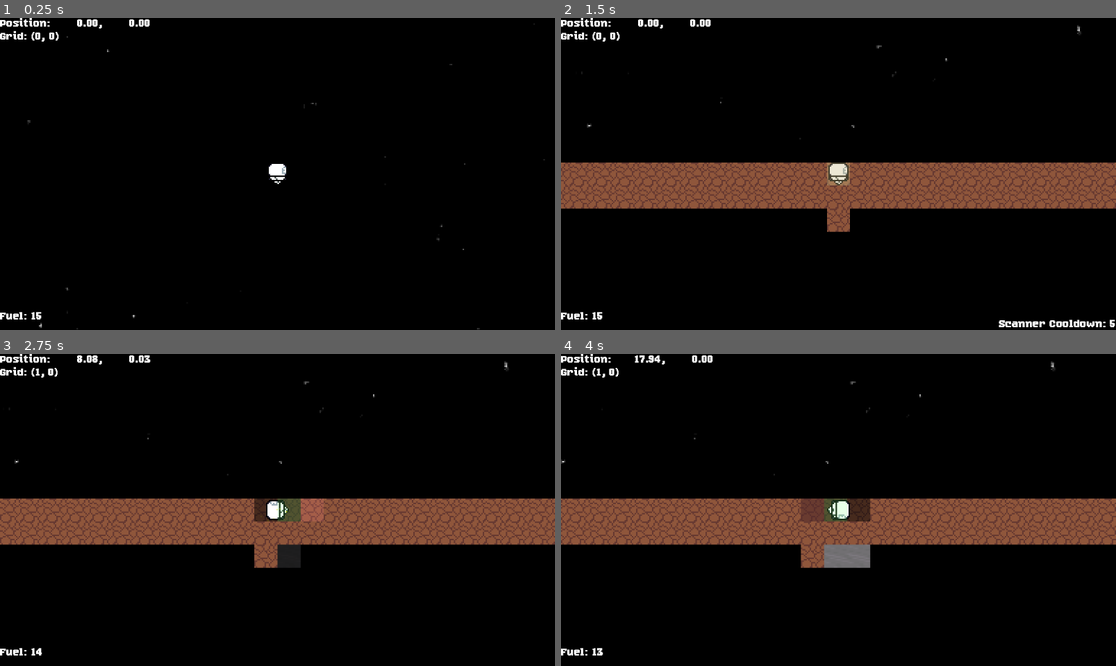
Above: before the commit, frames 1-4 (two rows, left to right).
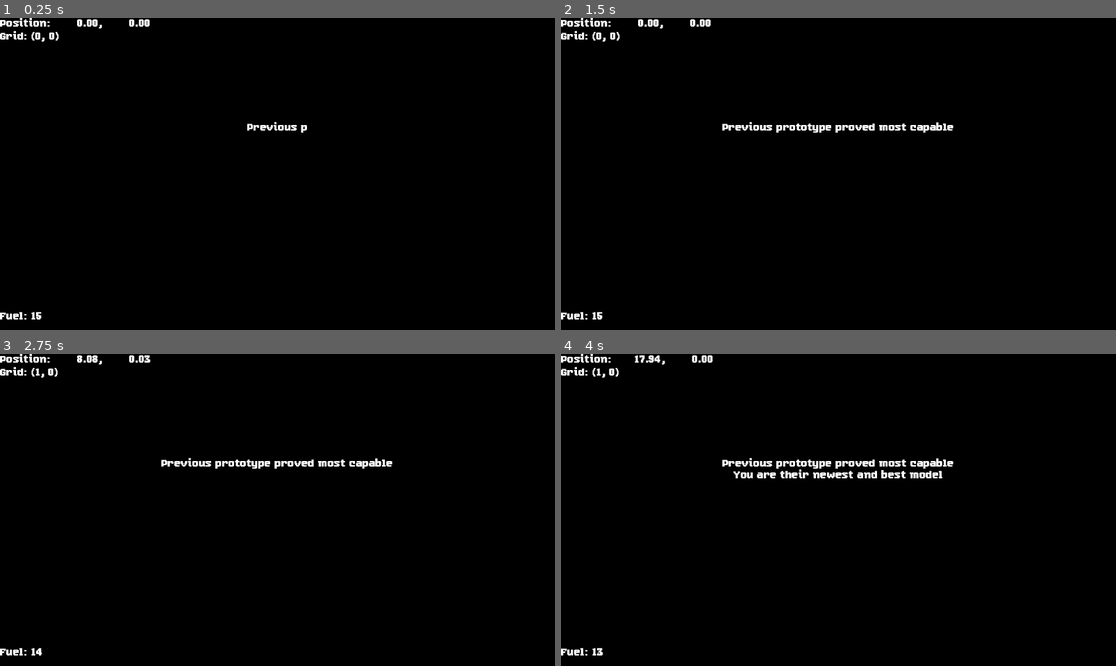
Above: after the commit, the same moments.

Repository: CoolGabrijel/excavator2
Game: Godot game, scene res://scenes/main.tscn
Two runs of this game, one before a commit and one after it. Both use one fixed random seed, a clock stepped at 60 frames per second and the inputs below.
Inputs (mouse positions are in pixels of both pictures, inside the frame that each line leads up to):
- Up to frame 1 (0.25 s): no input
- Up to frame 2 (1.5 s): tap Enter at 0.5 s; move the mouse to (960, 158) at 0.52 s; hold D (Right) 0.53-1.28 s; click (960, 158) at 0.67 s; move the mouse to (727, 189) at 1.27 s; hold S (Down) from 1.28 s (still down); click (727, 189) at 1.42 s
- Up to frame 3 (2.75 s): move the mouse to (333, 441) at 2.02 s; release S (Down) at 2.03 s; hold D (Right) from 2.03 s (still down); click (333, 441) at 2.17 s
- Up to frame 4 (4 s): move the mouse to (810, 572) at 2.77 s; release D (Right) at 2.78 s; hold W (Up) 2.78-3.53 s; click (810, 572) at 2.92 s; move the mouse to (1005, 556) at 3.52 s; hold A (Left) from 3.53 s (still down); click (1005, 556) at 3.67 s

The runs differ from the first frame. In frame 1, 0.4% of the frame differs, in the area x 4-99%, y 1-100%; in frame 2, 16%; in frame 3, 16%; in frame 4, 17%, in the area x 0-100%, y 2-69%.

Commit message:
Added Intro and minor balances

Diff:
--- a/ores/Copper.tres
+++ b/ores/Copper.tres
@@ -9,7 +9,7 @@
 colors = PackedColorArray(1, 1, 1, 0, 1, 1, 1, 1)
 
 [sub_resource type="FastNoiseLite" id="FastNoiseLite_i7x3i"]
-seed = 770339224
+seed = -444441418
 frequency = 0.0855
 
 [sub_resource type="NoiseTexture2D" id="NoiseTexture2D_af3ny"]
--- a/ores/Diamond.tres
+++ b/ores/Diamond.tres
@@ -10,7 +10,7 @@
 
 [sub_resource type="FastNoiseLite" id="FastNoiseLite_vnwuv"]
 noise_type = 0
-seed = -562284710
+seed = 871792078
 frequency = 0.4833
 
 [sub_resource type="NoiseTexture2D" id="NoiseTexture2D_22uan"]
--- a/ores/Gold.tres
+++ b/ores/Gold.tres
@@ -10,7 +10,7 @@
 
 [sub_resource type="FastNoiseLite" id="FastNoiseLite_i7x3i"]
 noise_type = 2
-seed = -539410654
+seed = -1656952052
 frequency = 0.379
 fractal_type = 0
 
@@ -21,7 +21,7 @@
 color_ramp = SubResource("Gradient_ud7q6")
 
 [sub_resource type="Gradient" id="Gradient_mwv14"]
-offsets = PackedFloat32Array(0.29746836, 0.42405063, 0.5886076, 0.721519)
+offsets = PackedFloat32Array(0.2721519, 0.3164557, 0.556962, 0.721519)
 colors = PackedColorArray(1, 1, 1, 0, 1, 1, 1, 1, 1, 1, 1, 1, 1, 1, 1, 0)
 
 [resource]
--- a/ores/Iron.tres
+++ b/ores/Iron.tres
@@ -10,7 +10,7 @@
 
 [sub_resource type="FastNoiseLite" id="FastNoiseLite_ud7q6"]
 noise_type = 2
-seed = 1389578166
+seed = 1788923354
 frequency = 0.2189
 fractal_type = 0
 
--- a/ores/Silver.tres
+++ b/ores/Silver.tres
@@ -9,7 +9,7 @@
 colors = PackedColorArray(1, 1, 1, 0, 1, 1, 1, 1)
 
 [sub_resource type="FastNoiseLite" id="FastNoiseLite_i7x3i"]
-seed = 604086735
+seed = 1515277889
 frequency = 0.045
 
 [sub_resource type="NoiseTexture2D" id="NoiseTexture2D_af3ny"]
--- a/ores/Uranium.tres
+++ b/ores/Uranium.tres
@@ -10,7 +10,7 @@
 
 [sub_resource type="FastNoiseLite" id="FastNoiseLite_ud7q6"]
 noise_type = 2
-seed = -1785920311
+seed = 2140266139
 frequency = 0.0457
 
 [sub_resource type="NoiseTexture2D" id="NoiseTexture2D_i7x3i"]
--- /dev/null
+++ b/scenes/intro_cutscene.tscn
@@ -0,0 +1,88 @@
+[gd_scene load_steps=2 format=3 uid="uid://76ca6obqnrrb"]
+
+[sub_resource type="GDScript" id="GDScript_kyypn"]
+resource_name = "intro_cutscene"
+script/source = "extends Control
+
+static var complete: bool = false
+
+@onready var label: RichTextLabel = $RichTextLabel
+@onready var button: Button = $Button
+
+@export var intro_text : Array[String]
+
+func _ready() -> void:
+	if complete:
+		hide()
+		queue_free()
+
+	label.text = \"\"
+	button.hide()
+
+	var tween := create_tween()
+	for i in range(intro_text.size()):
+		var line := intro_text[i]
+		var prev_lines = \"\"
+		for j in range(i):
+			prev_lines += intro_text[j] + \"\\n\"
+
+		tween.tween_property(label,\"text\", prev_lines + line + \"\\n\", 1)
+		tween.tween_interval(2)
+
+	tween.tween_property(button, \"visible\", true, 1)
+
+func _on_dive() -> void:
+	complete = true
+	get_tree().reload_current_scene()
+"
+
+[node name="IntroCutscene" type="Control"]
+layout_mode = 3
+anchors_preset = 15
+anchor_right = 1.0
+anchor_bottom = 1.0
+grow_horizontal = 2
+grow_vertical = 2
+script = SubResource("GDScript_kyypn")
+intro_text = Array[String](["Previous prototype proved most capable", "You are their newest and best model", "Gain trust, resources, power", "Upgrade your Vessel"])
+
+[node name="BG" type="ColorRect" parent="."]
+layout_mode = 1
+anchors_preset = 15
+anchor_right = 1.0
+anchor_bottom = 1.0
+grow_horizontal = 2
+grow_vertical = 2
+color = Color(0, 0, 0, 1)
+
+[node name="RichTextLabel" type="RichTextLabel" parent="."]
+layout_mode = 1
+anchors_preset = 15
+anchor_right = 1.0
+anchor_bottom = 1.0
+offset_top = 216.0
+grow_horizontal = 2
+grow_vertical = 2
+bbcode_enabled = true
+text = "Previous prototype proved capable
+You are their newest model
+Do not disappoint
+"
+horizontal_alignment = 1
+
+[node name="Button" type="Button" parent="."]
+layout_mode = 1
+anchors_preset = 8
+anchor_left = 0.5
+anchor_top = 0.5
+anchor_right = 0.5
+anchor_bottom = 0.5
+offset_left = -29.5
+offset_top = 22.0
+offset_right = 29.5
+offset_bottom = 54.0
+grow_horizontal = 2
+grow_vertical = 2
+text = "Dive"
+
+[connection signal="pressed" from="Button" to="." method="_on_dive"]
--- a/scenes/main.tscn
+++ b/scenes/main.tscn
@@ -1,9 +1,10 @@
-[gd_scene load_steps=5 format=3 uid="uid://by86bhvu38sxh"]
+[gd_scene load_steps=6 format=3 uid="uid://by86bhvu38sxh"]
 
 [ext_resource type="PackedScene" uid="uid://nen6gdpusaex" path="res://scenes/world.tscn" id="1_0wfyh"]
 [ext_resource type="Script" uid="uid://bqcd2apx8kbxh" path="res://scripts/scene_manager.gd" id="2_0wfyh"]
 [ext_resource type="PackedScene" uid="uid://c01d2kvhwa6yv" path="res://components/pin_display.tscn" id="2_jyhfs"]
 [ext_resource type="PackedScene" uid="uid://dten3tw28j4f8" path="res://scenes/shop.tscn" id="3_jyhfs"]
+[ext_resource type="PackedScene" uid="uid://76ca6obqnrrb" path="res://scenes/intro_cutscene.tscn" id="4_tbgi4"]
 
 [node name="Main" type="Node"]
 
@@ -21,6 +22,8 @@
 offset_right = -68.0
 offset_bottom = -35.0
 
+[node name="IntroCutscene" parent="CanvasLayer" instance=ExtResource("4_tbgi4")]
+
 [node name="Game" type="Node2D" parent="."]
 
 [node name="World" parent="Game" instance=ExtResource("1_0wfyh")]
--- a/scenes/shop.tscn
+++ b/scenes/shop.tscn
@@ -47,6 +47,20 @@
 corner_radius_bottom_left = 3
 
 [sub_resource type="StyleBoxFlat" id="StyleBoxFlat_m4ofw"]
+bg_color = Color(0.12549, 0.12549, 0.12549, 1)
+corner_radius_top_left = 3
+corner_radius_top_right = 3
+corner_radius_bottom_right = 3
+corner_radius_bottom_left = 3
+
+[sub_resource type="StyleBoxFlat" id="StyleBoxFlat_heatd"]
+bg_color = Color(0.338, 0.5252, 0.65, 1)
+corner_radius_top_left = 3
+corner_radius_top_right = 3
+corner_radius_bottom_right = 3
+corner_radius_bottom_left = 3
+
+[sub_resource type="StyleBoxFlat" id="StyleBoxFlat_1v8qu"]
 bg_color = Color(0.12549, 0.12549, 0.12549, 1)
 corner_radius_top_left = 3
 corner_radius_top_right = 3
@@ -201,6 +215,30 @@
 "Qapur": 20
 })
 
+[node name="Button9" type="Button" parent="HBoxContainer/StatUpgrades/Fuel"]
+custom_minimum_size = Vector2(23, 0)
+layout_mode = 2
+mouse_default_cursor_shape = 2
+theme_override_styles/normal = SubResource("StyleBoxFlat_y6sft")
+theme_override_styles/disabled = SubResource("StyleBoxFlat_m4ofw")
+script = ExtResource("3_8r1wq")
+cost = Dictionary[String, int]({
+"Eyerhon": 8,
+"Qapur": 15
+})
+
+[node name="Button10" type="Button" parent="HBoxContainer/StatUpgrades/Fuel"]
+custom_minimum_size = Vector2(23, 0)
+layout_mode = 2
+mouse_default_cursor_shape = 2
+theme_override_styles/normal = SubResource("StyleBoxFlat_y6sft")
+theme_override_styles/disabled = SubResource("StyleBoxFlat_m4ofw")
+script = ExtResource("3_8r1wq")
+cost = Dictionary[String, int]({
+"Eyerhon": 8,
+"Qapur": 20
+})
+
 [node name="Scanner" parent="HBoxContainer/StatUpgrades" instance=ExtResource("2_1l46r")]
 layout_mode = 2
 tooltip_text = "Upgrade Vision around your Vessel"
@@ -208,6 +246,17 @@
 
 [node name="Label" parent="HBoxContainer/StatUpgrades/Scanner" index="0"]
 text = "Vision"
+
+[node name="Button5" type="Button" parent="HBoxContainer/StatUpgrades/Scanner"]
+custom_minimum_size = Vector2(23, 0)
+layout_mode = 2
+mouse_default_cursor_shape = 2
+theme_override_styles/normal = SubResource("StyleBoxFlat_heatd")
+theme_override_styles/disabled = SubResource("StyleBoxFlat_1v8qu")
+script = ExtResource("3_8r1wq")
+cost = Dictionary[String, int]({
+"Goaled": 5
+})
 
 [node name="FortuneFreq" parent="HBoxContainer/StatUpgrades" instance=ExtResource("2_1l46r")]
 layout_mode = 2
@@ -281,6 +330,7 @@
 type = 2
 cost = Dictionary[String, int]({
 "Eyerhon": 5,
+"Goaled": 5,
 "Qapur": 5
 })
 
@@ -304,7 +354,8 @@
 text = "Radar"
 script = ExtResource("5_2fc2m")
 cost = Dictionary[String, int]({
-"Eyerhon": 10
+"Eyerhon": 10,
+"Goaled": 10
 })
 
 [node name="Pin" type="Button" parent="HBoxContainer/Augments/Radar"]
@@ -329,6 +380,7 @@
 type = 1
 cost = Dictionary[String, int]({
 "Eyerhon": 5,
+"Goaled": 8,
 "Seelvher": 5
 })
 
Not shown: 1 places in scenes/shop.tscn that only renumber resources
